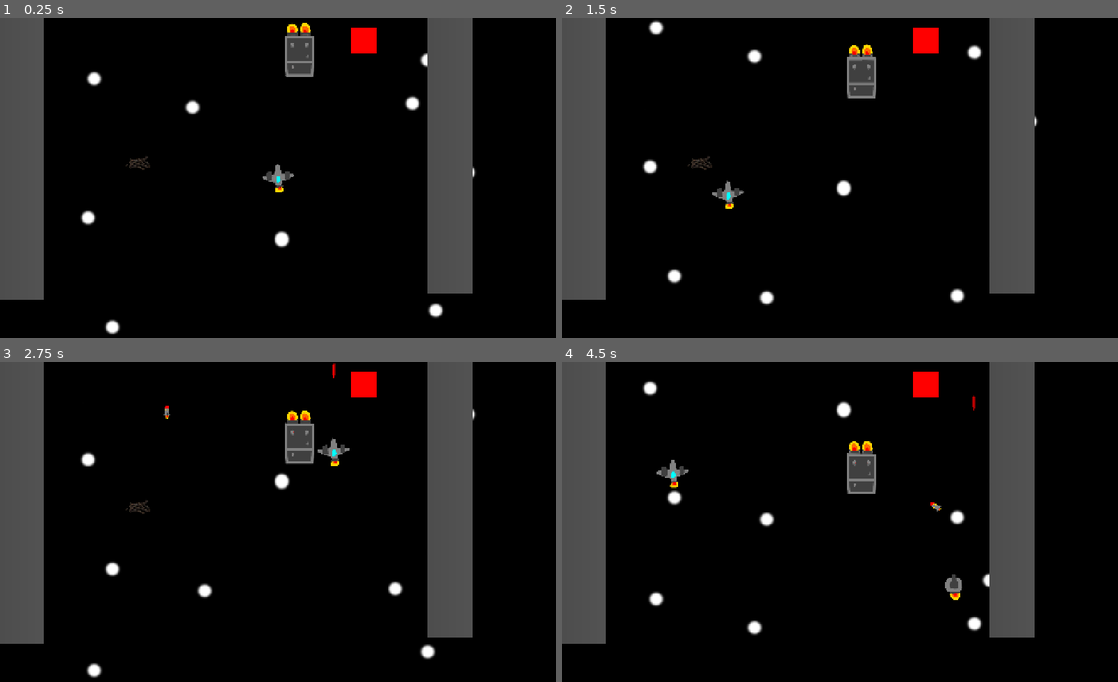
Above: before the commit, frames 1-4 (two rows, left to right).
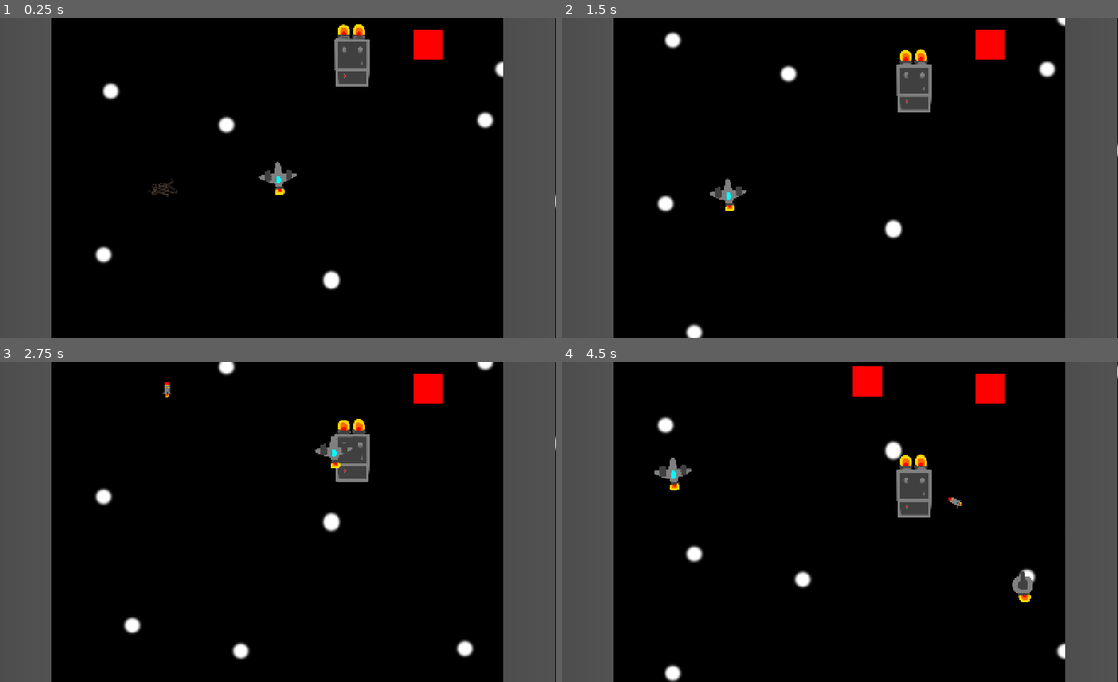
Above: after the commit, the same moments.

Repository: mykyta-bazhukhin/Cargo-Defense
Game: Godot game, scene res://Scenes/main_scene.tscn
The game is run twice, just before and just after one commit, with the same random seed, the same clock (stepped at 60 frames per second) and the same inputs.
Inputs (mouse positions are in pixels of both pictures, inside the frame that each line leads up to):
- Up to frame 1 (0.25 s): no input
- Up to frame 2 (1.5 s): move the mouse to (962, 162) at 0.52 s; tap 1 (Place tower 1) at 0.6 s; move the mouse to (728, 194) at 1.27 s; tap 2 (Place tower 2) at 1.35 s
- Up to frame 3 (2.75 s): move the mouse to (333, 451) at 2.02 s; tap 3 (Place tower 3) at 2.1 s
- Up to frame 4 (4.5 s): move the mouse to (812, 586) at 2.77 s; tap L (give_scrap) at 2.85 s; move the mouse to (1006, 570) at 3.52 s; tap 1 (Place tower 1) at 3.6 s; move the mouse to (673, 474) at 4.27 s; tap 2 (Place tower 2) at 4.35 s

The runs differ from the first frame. In frame 1, 23% of the frame differs, in the area x 0-100%, y 0-100%; in frame 2, 23%; in frame 3, 23%; in frame 4, 24%.

Commit message:
switched to 4.4 and fixed main camera scale

Diff:
--- a/Scenes/main_scene.tscn
+++ b/Scenes/main_scene.tscn
@@ -16,7 +16,6 @@
 [node name="Camera2D" type="Camera2D" parent="."]
 position = Vector2(2, 0)
 anchor_mode = 0
-zoom = Vector2(0.85, 0.85)
 
 [node name="Space_background" parent="." instance=ExtResource("4_5wkpi")]
 
--- a/Scenes/rocket.tscn
+++ b/Scenes/rocket.tscn
@@ -120,7 +120,7 @@
 
 [sub_resource type="AnimationLibrary" id="AnimationLibrary_eitxv"]
 _data = {
-"Rocket_explosion": SubResource("Animation_82xm5")
+&"Rocket_explosion": SubResource("Animation_82xm5")
 }
 
 [node name="Rocket" type="Area2D"]
--- a/project.godot
+++ b/project.godot
@@ -12,7 +12,7 @@
 
 config/name="Cargo Defense"
 run/main_scene="res://Scenes/main_scene.tscn"
-config/features=PackedStringArray("4.3", "Forward Plus")
+config/features=PackedStringArray("4.4", "Forward Plus")
 config/icon="res://icon.svg"
 
 [autoload]
Not shown, added: Scenes/Area2D.gd.uid
Not shown, added: Scenes/enemy_carrier.gd.uid
Not shown: 1 places in Scenes/enemy_carrier.tscn that only renumber resources
Not shown, added: Scenes/enemy_placeholder.gd.uid
Not shown: 1 places in Scenes/enemy_placeholder.tscn that only renumber resources
Not shown, added: Scenes/laser.gd.uid
Not shown: 1 places in Scenes/laser.tscn that only renumber resources
Not shown, added: Scenes/main_scene.gd.uid
Not shown: 1 places in Scenes/main_scene.tscn that only renumber resources
Not shown, added: Scenes/parent_enemy.gd.uid
Not shown, added: Scenes/rocket.gd.uid
Not shown: 1 places in Scenes/rocket.tscn that only renumber resources
(and 13 more such lines)
